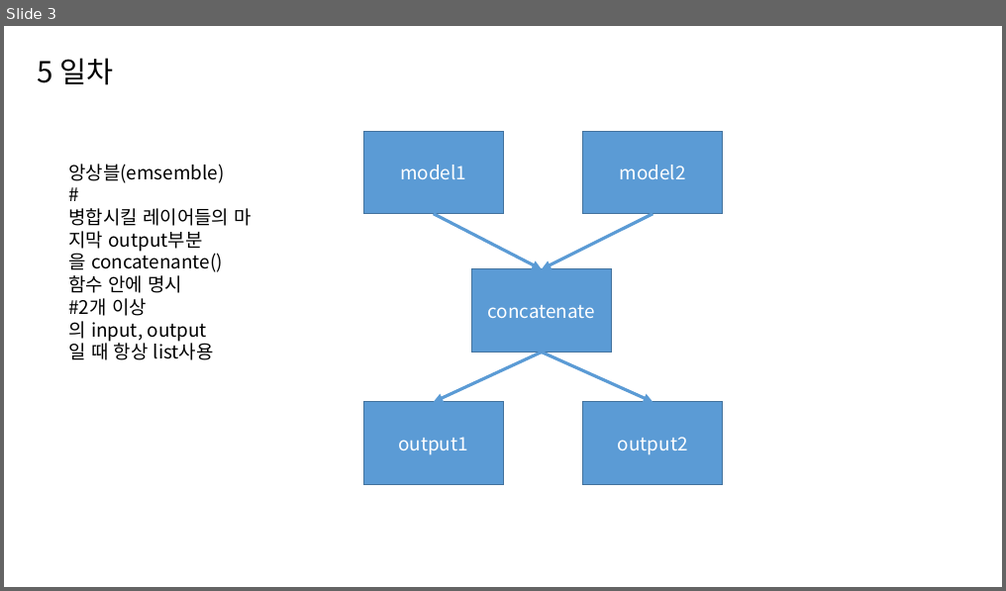
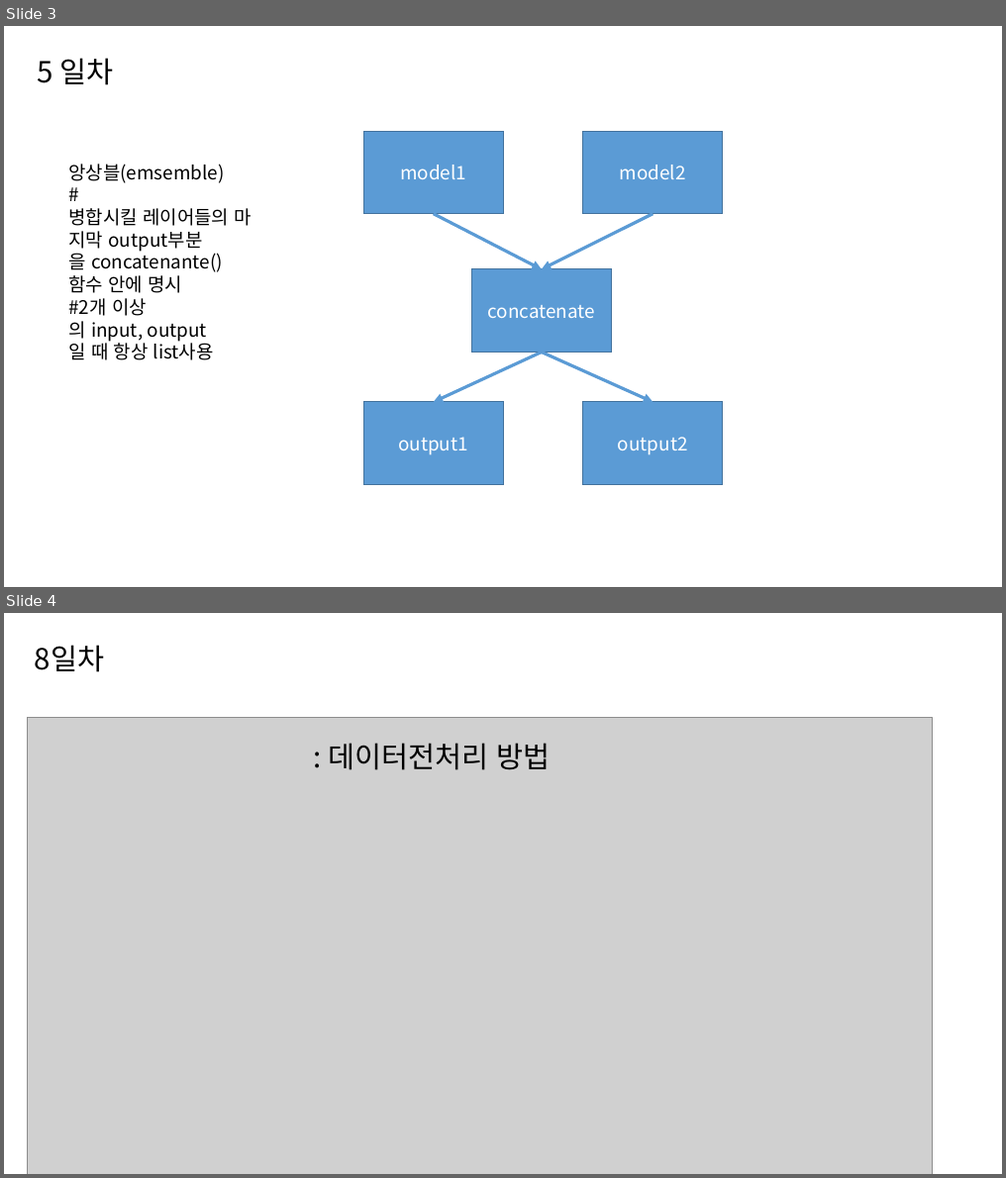
Before and after one commit to Ryujaeuk/keras, a slide deck: keras_study.pptx. Shown one above the other, each under a label of ours: slide 3 before the commit, slides 3 and 4 after it. The pictures are 1006x591 and 1006x1178 pixels, drawn with LibreOffice and Linux fonts; fonts in the diff are those of the drawing; grey boxes stand for pictures. Boxes give left, top, right and bottom in pixels: in the first picture for what was removed or moved away, otherwise in the second. Text is boxed around its words. In the diff, an @@ line names an element or a change of style, - is before the commit and + after.

```diff
--- a/keras_study.pptx
+++ b/keras_study.pptx
@@ slide 4 added at [4, 613, 1002, 1174], background #FFFFFF @@
@@ text added at [35, 645, 104, 672], 28 pt, text #000000 @@
+8일차
@@ picture added at [27, 717, 933, 1174] @@
@@ text added at [328, 743, 550, 770], 28 pt, text #000000 @@
+: 데이터전처리 방법
```
Also in this commit, not shown: 6 other slides added, 11 other files.
